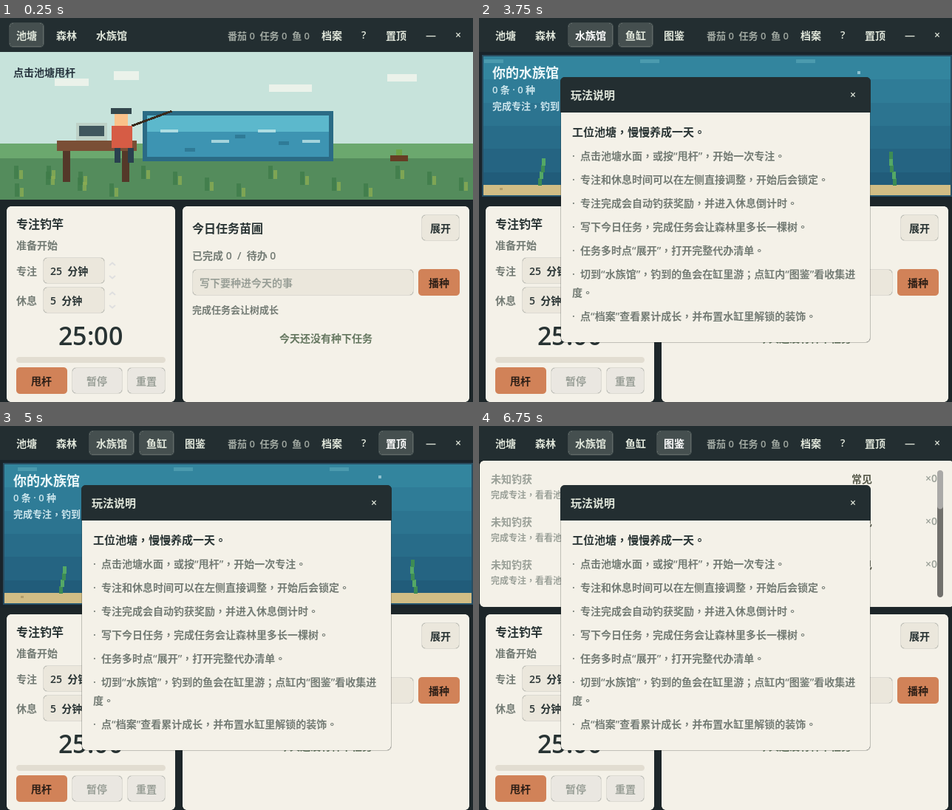
Above: before the commit, frames 1-4 (two rows, left to right).
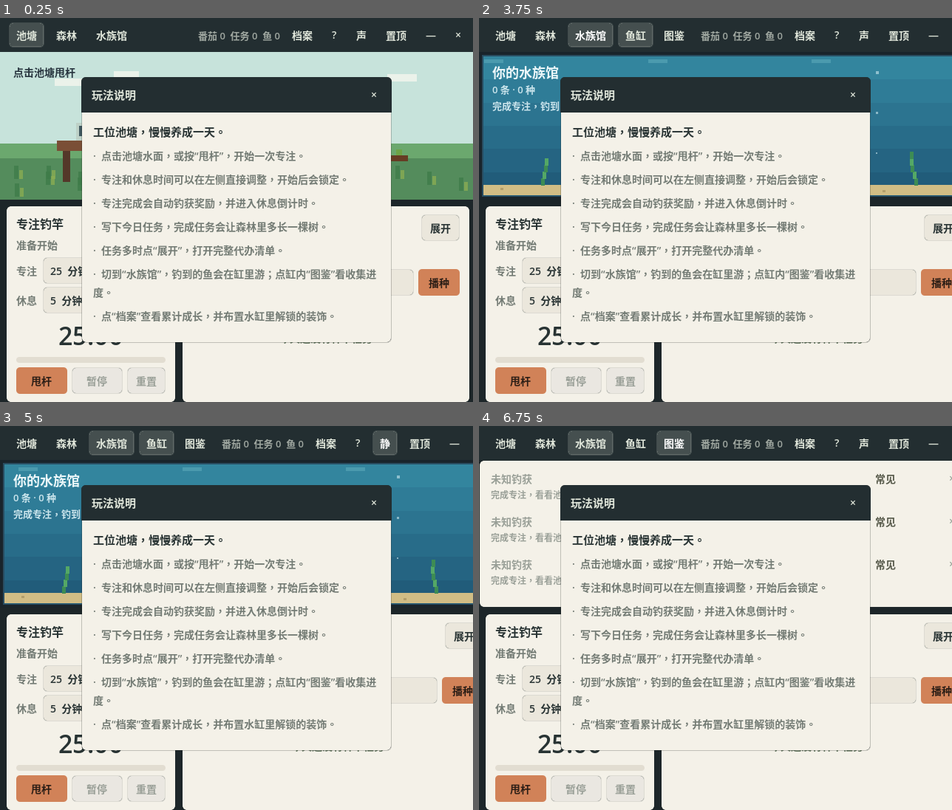
Above: after the commit, the same moments.

Repository: Mr-Salticidae/desk-pond
Game: Godot game, scene res://scenes/Main.tscn
Two runs of this game, one before a commit and one after it. Both use one fixed random seed, a clock stepped at 60 frames per second and the inputs below.
Inputs (mouse positions are in pixels of both pictures, inside the frame that each line leads up to):
- Up to frame 1 (0.25 s): no input
- Up to frame 2 (3.75 s): click (838, 33) at 0.5 s, where only the run after the commit has a clickable "声"; click (838, 33) at 1.25 s, where only the run after the commit has a clickable "静"; click "池塘" at 2 s; click "森林" at 2.75 s; click "水族馆" at 3.5 s
- Up to frame 3 (5 s): click (383, 441) at 4.25 s, where only the run after the commit has a clickable "声"
- Up to frame 4 (6.75 s): click (862, 441) at 5 s, where only the run after the commit has a clickable "静"; click "鱼缸" at 5.75 s; click "图鉴" at 6.5 s

The runs differ from the first frame. In frame 1, 27% of the frame differs, in the area x 17-83%, y 3-85%; in frame 2, 2.1%; in frame 3, 2.4%; in frame 4, 2.6%.

Commit message:
v0.5.0：补齐声音、应用图标与首次引导
- 新增音频系统（autoload Audio）：环境水声循环 + 甩杆/上鱼/完成/任务音效，顶栏「声/静」一键开关，设置持久化。
- 新增像素风应用图标（icon.png/.ico），写入 project.godot 与导出配置。
- 首次打开自动弹一次玩法说明（seen_intro），之后不再打扰。
- 版本号 0.4.0 → 0.5.0，README 同步。

Co-Authored-By: Claude Opus 4.8 <noreply@anthropic.com>

Diff:
--- a/project.godot
+++ b/project.godot
@@ -15,9 +15,14 @@
 [application]
 
 config/name="Desk Pond"
-config/version="0.4.0"
+config/version="0.5.0"
 run/main_scene="res://scenes/Main.tscn"
 config/features=PackedStringArray("4.6")
+config/icon="res://assets/icon.png"
+
+[autoload]
+
+Audio="*res://scripts/audio_manager.gd"
 
 [display]
 
--- /dev/null
+++ b/scripts/audio_manager.gd
@@ -0,0 +1,73 @@
+extends Node
+# 全局音频管理（autoload 名 Audio）。
+# 轻柔、克制：环境水声常驻低音量循环，事件音一声而过。可一键静音，状态由 main 持久化。
+
+const A_AMBIENT := preload("res://assets/audio/ambient_water.wav")
+const A_CHIME := preload("res://assets/audio/chime.wav")
+const A_CAST := preload("res://assets/audio/cast.wav")
+const A_CATCH := preload("res://assets/audio/catch.wav")
+const A_TASK := preload("res://assets/audio/task_done.wav")
+
+const AMBIENT_DB := -16.0
+const SFX_DB := -7.0
+
+var muted := false
+
+var _ambient: AudioStreamPlayer
+var _pool: Array[AudioStreamPlayer] = []
+var _pool_idx := 0
+
+func _ready() -> void:
+	process_mode = Node.PROCESS_MODE_ALWAYS
+	_ambient = AudioStreamPlayer.new()
+	if A_AMBIENT is AudioStreamWAV:
+		var amb: AudioStreamWAV = A_AMBIENT
+		amb.loop_mode = AudioStreamWAV.LOOP_FORWARD
+		amb.loop_begin = 0
+		amb.loop_end = int(amb.get_length() * amb.mix_rate)
+	_ambient.stream = A_AMBIENT
+	_ambient.volume_db = AMBIENT_DB
+	add_child(_ambient)
+	for i in range(5):
+		var p := AudioStreamPlayer.new()
+		p.volume_db = SFX_DB
+		add_child(p)
+		_pool.append(p)
+
+# main 启动时调用，传入存档里的静音设置。
+func init_muted(is_muted: bool) -> void:
+	muted = is_muted
+	_refresh_ambient()
+
+func set_muted(is_muted: bool) -> void:
+	muted = is_muted
+	_refresh_ambient()
+
+func _refresh_ambient() -> void:
+	if _ambient == null:
+		return
+	if muted:
+		_ambient.stop()
+	elif not _ambient.playing:
+		_ambient.play()
+
+func _play(stream: AudioStream, pitch_min := 1.0, pitch_max := 1.0) -> void:
+	if muted or stream == null:
+		return
+	var p := _pool[_pool_idx]
+	_pool_idx = (_pool_idx + 1) % _pool.size()
+	p.stream = stream
+	p.pitch_scale = randf_range(pitch_min, pitch_max)
+	p.play()
+
+func play_cast() -> void:
+	_play(A_CAST, 0.97, 1.04)
+
+func play_chime() -> void:
+	_play(A_CHIME)
+
+func play_catch() -> void:
+	_play(A_CATCH, 0.96, 1.06)
+
+func play_task_done() -> void:
+	_play(A_TASK, 0.98, 1.05)
--- a/scripts/main.gd
+++ b/scripts/main.gd
@@ -18,6 +18,7 @@
 var reward_popup: RewardPopup
 var stats_label: Label
 var always_on_top_button: Button
+var mute_button: Button
 var catalog_view: Control
 var collection_list: VBoxContainer
 var help_window: Window
@@ -46,6 +47,15 @@
 	_build_ui()
 	_setup_modules()
 	_apply_window_settings()
+	_maybe_show_intro()
+
+# 第一次打开时自动弹一次玩法说明，之后不再打扰。
+func _maybe_show_intro() -> void:
+	if bool(save_data.get("seen_intro", false)):
+		return
+	save_data["seen_intro"] = true
+	_save_now()
+	call_deferred("_open_help_window")
 
 func _notification(what: int) -> void:
 	if what == NOTIFICATION_WM_CLOSE_REQUEST:
@@ -117,6 +127,17 @@
 	help_button.pressed.connect(_open_help_window)
 	top_bar.add_child(help_button)
 
+	mute_button = Button.new()
+	mute_button.toggle_mode = true
+	mute_button.focus_mode = Control.FOCUS_NONE
+	mute_button.tooltip_text = "开关声音"
+	UITheme.style_chrome(mute_button)
+	var start_muted := bool(save_data["settings"].get("muted", false))
+	mute_button.set_pressed_no_signal(start_muted)
+	mute_button.text = "静" if start_muted else "声"
+	mute_button.toggled.connect(_on_mute_toggled)
+	top_bar.add_child(mute_button)
+
 	always_on_top_button = Button.new()
 	always_on_top_button.text = "置顶"
 	always_on_top_button.toggle_mode = true
@@ -204,6 +225,8 @@
 
 	pomodoro_panel.setup(save_data.get("settings", {}))
 	task_panel.setup(save_data.get("tasks", []), int(save_data.get("tasks_completed", 0)), save_manager)
+
+	Audio.init_muted(bool(save_data["settings"].get("muted", false)))
 
 	pomodoro_panel.focus_completed.connect(_on_focus_completed)
 	pomodoro_panel.state_changed.connect(_on_timer_state_changed)
@@ -229,6 +252,8 @@
 	_record_first_caught(String(fish.get("id", "")))
 	pixel_world.play_focus_feedback()
 	reward_popup.show_reward(fish)
+	Audio.play_chime()
+	get_tree().create_timer(0.28).timeout.connect(Audio.play_catch, CONNECT_ONE_SHOT)
 	_render_collection()
 	_refresh_aquarium()
 	_save_now()
@@ -242,6 +267,7 @@
 		save_data["first_caught"] = first
 
 func _on_task_completed(_task: Dictionary) -> void:
+	Audio.play_task_done()
 	tree_manager.add_growth_point(1)
 	save_data["tree_growth_points"] = tree_manager.growth_points
 	save_data["tree_stage"] = tree_manager.pond_tree_stage()
@@ -332,6 +358,8 @@
 	})
 
 func _on_timer_state_changed(state: String) -> void:
+	if state == "focusing":
+		Audio.play_cast()
 	if pixel_world:
 		pixel_world.set_activity_state(state)
 
@@ -343,6 +371,12 @@
 func _on_cast_requested() -> void:
 	if pomodoro_panel:
 		pomodoro_panel.start_focus()
+
+func _on_mute_toggled(muted: bool) -> void:
+	mute_button.text = "静" if muted else "声"
+	save_data["settings"]["muted"] = muted
+	Audio.set_muted(muted)
+	_save_now()
 
 func _on_always_on_top_toggled(enabled: bool) -> void:
 	save_data["settings"]["always_on_top"] = enabled
--- a/scripts/save_manager.gd
+++ b/scripts/save_manager.gd
@@ -21,6 +21,7 @@
 func get_default_save() -> Dictionary:
 	return {
 		"date": _today(),
+		"seen_intro": false,
 		"pomodoro_completed": 0,
 		"total_focus_sessions": 0,
 		"tasks_completed": 0,
@@ -52,7 +53,7 @@
 			"always_on_top": false,
 			"focus_minutes": 25,
 			"break_minutes": 5,
-			"sound_enabled": true
+			"muted": false
 		}
 	}
 
Binary file added: assets/icon.ico
Binary file added: assets/icon.png
Not shown, changed: export_presets.cfg
Not shown, added: scripts/audio_manager.gd.uid
Not shown, changed: README.md
Not shown, added: assets/audio/ambient_water.wav
Not shown, added: assets/audio/cast.wav
Not shown, added: assets/audio/catch.wav
Not shown, added: assets/audio/chime.wav
Not shown, added: assets/audio/task_done.wav
